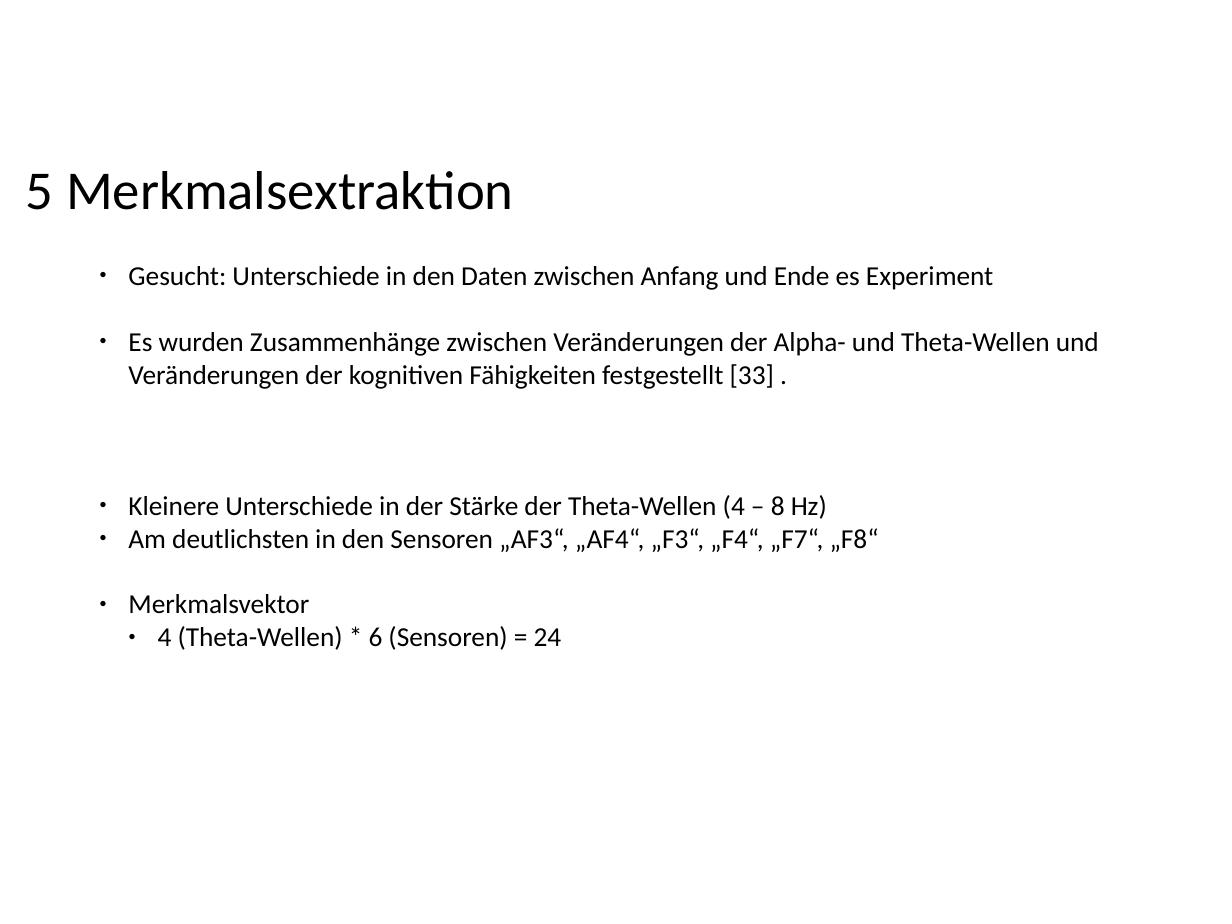
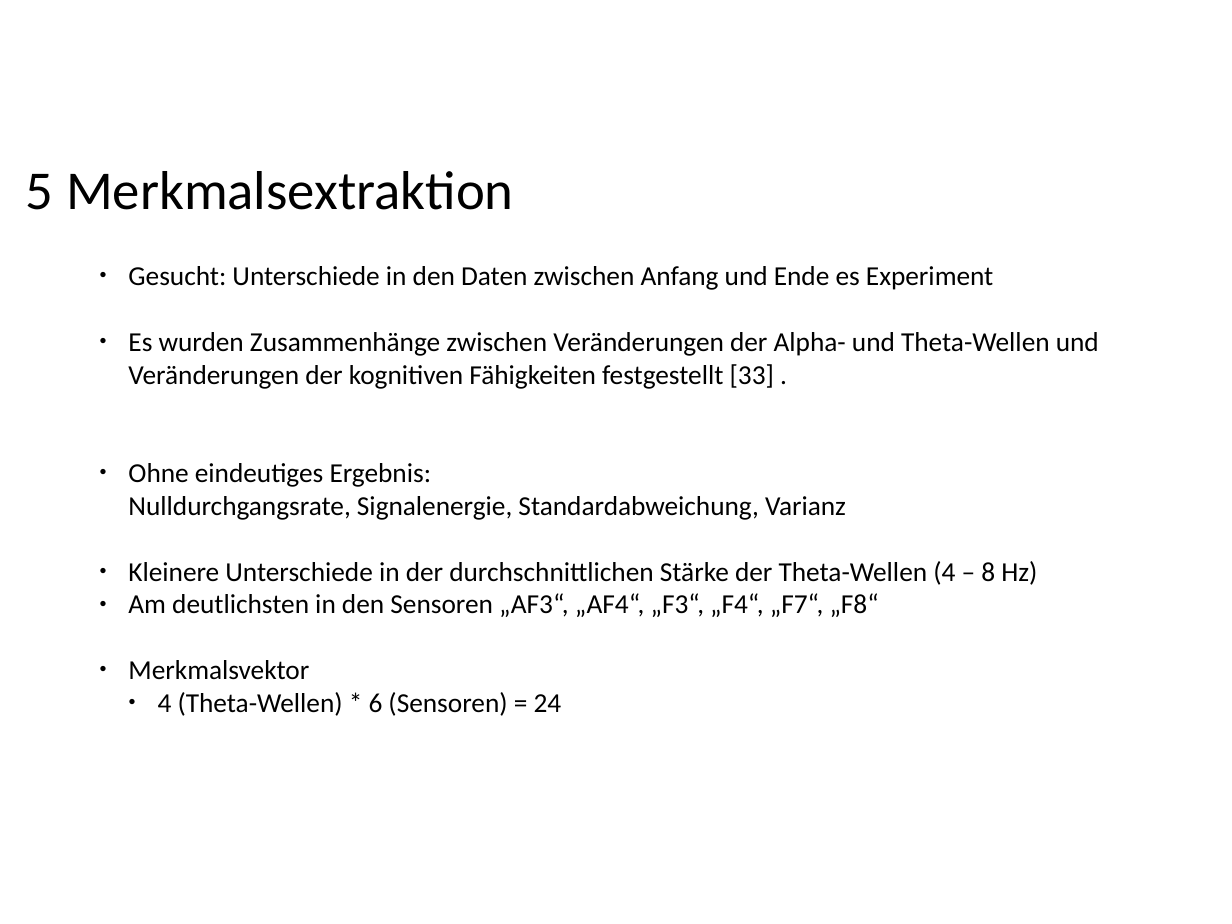
Before and after one commit to ppasler/current-adas, a slide deck: slide 13 of project/presentation/Praesentation_PoSDBoS_Pasler.odp (slide 14 before the commit). Drawn at 1232x924 pixels with LibreOffice and Linux fonts; fonts in the diff are those of the drawing; background and template pictures are left out. Boxes give left, top, right and bottom in pixels: in the first picture for what was removed or moved away, otherwise in the second. Text is boxed around its words. In the diff, an @@ line names an element or a change of style, - is before the commit and + after.

```diff
--- a/project/presentation/Praesentation_PoSDBoS_Pasler.odp
+++ b/project/presentation/Praesentation_PoSDBoS_Pasler.odp
@@ text at (128,463,1037,585): text changed @@
-● Kleinere Unterschiede in der Stärke der Theta-Wellen (4 – 8 Hz)
+● Ohne eindeutiges Ergebnis:
+  Nulldurchgangsrate, Signalenergie, Standardabweichung, Varianz
+● Kleinere Unterschiede in der durchschnittlichen Stärke der Theta-Wellen (4 – 8 Hz)
```
Also in this commit, not shown: 9 other slides changed, 3 slides added, 2 slides removed, 1 other file.
